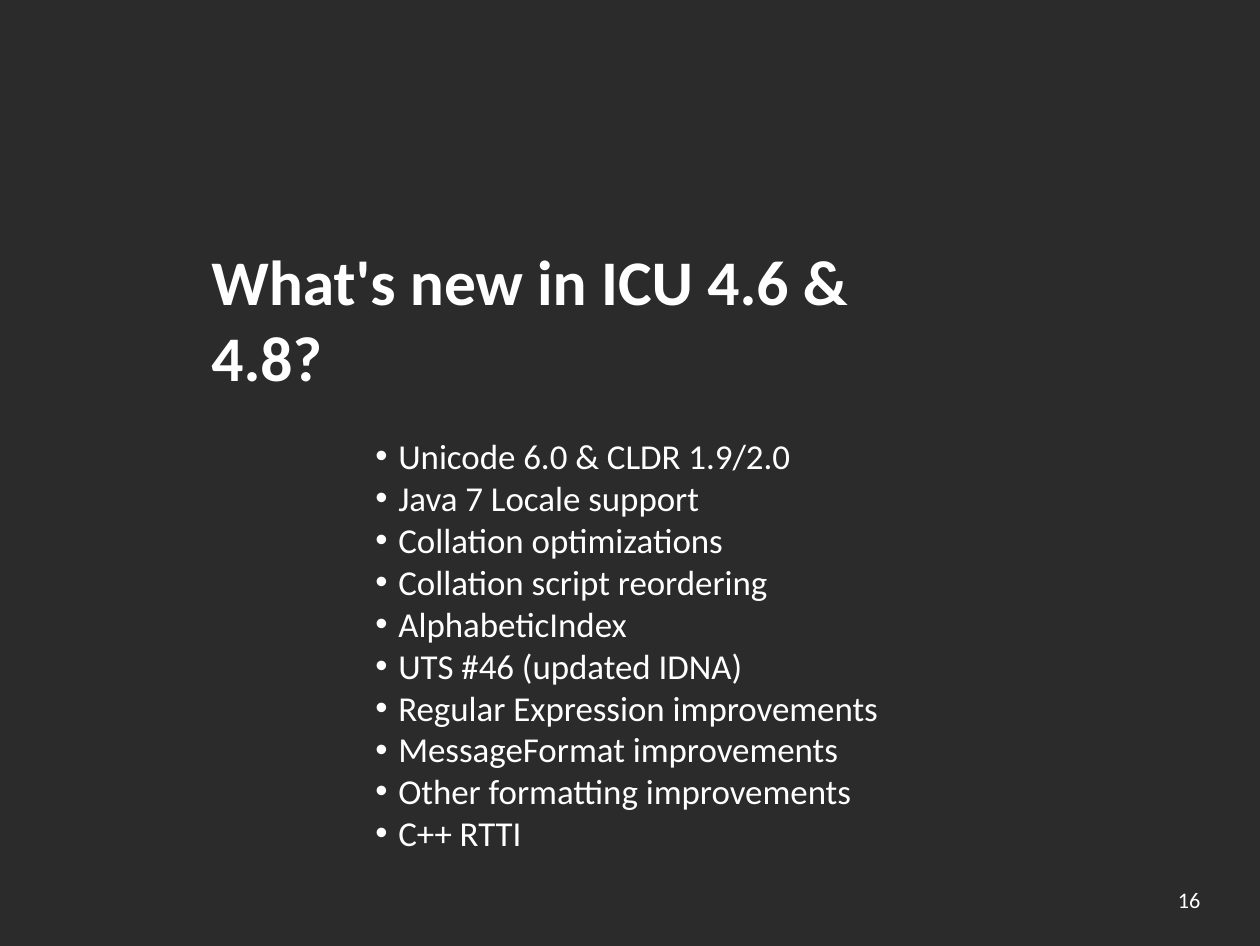
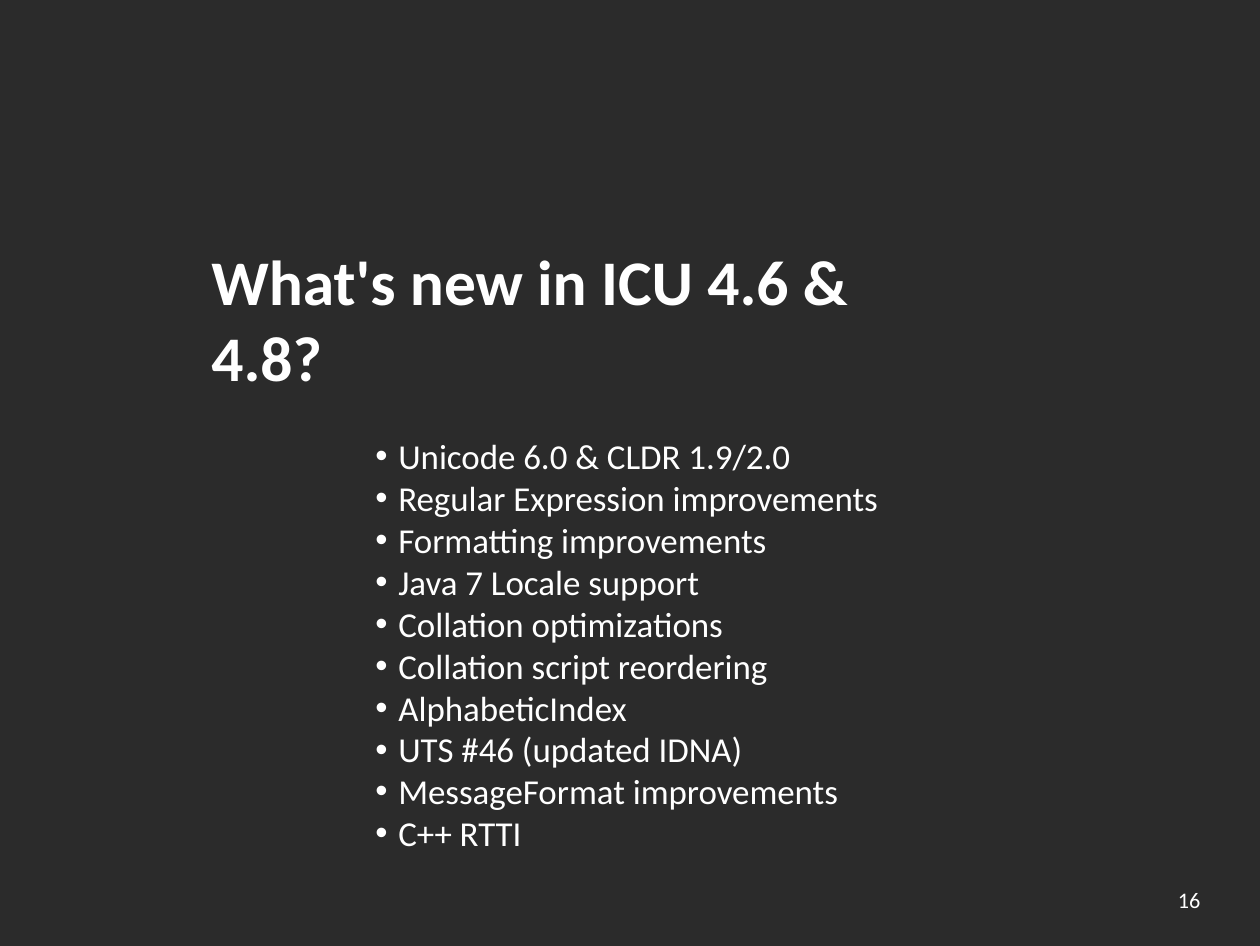
Before and after one commit to unicode-org/icu-docs, a slide deck: slide 16 of docs/pres/icu_overview.odp. Drawn at 1260x946 pixels with LibreOffice and Linux fonts; fonts in the diff are those of the drawing; background and template pictures are left out; a plain dark background stands for a picture behind light text. Boxes give left, top, right and bottom in pixels: in the first picture for what was removed or moved away, otherwise in the second. Text is boxed around its words. In the diff, an @@ line names an element or a change of style, - is before the commit and + after.

```diff
--- a/docs/pres/icu_overview.odp
+++ b/docs/pres/icu_overview.odp
@@ text at [398, 486, 878, 559]: paragraphs added @@
+• Regular Expression improvements
+• Formatting improvements
@@ text at [398, 696, 878, 727]: paragraph removed @@
-• Regular Expression improvements
@@ text at [398, 779, 851, 810]: paragraph removed @@
-• Other formatting improvements
```
Also in this commit, not shown: 1 other slide changed, 1 other file.
